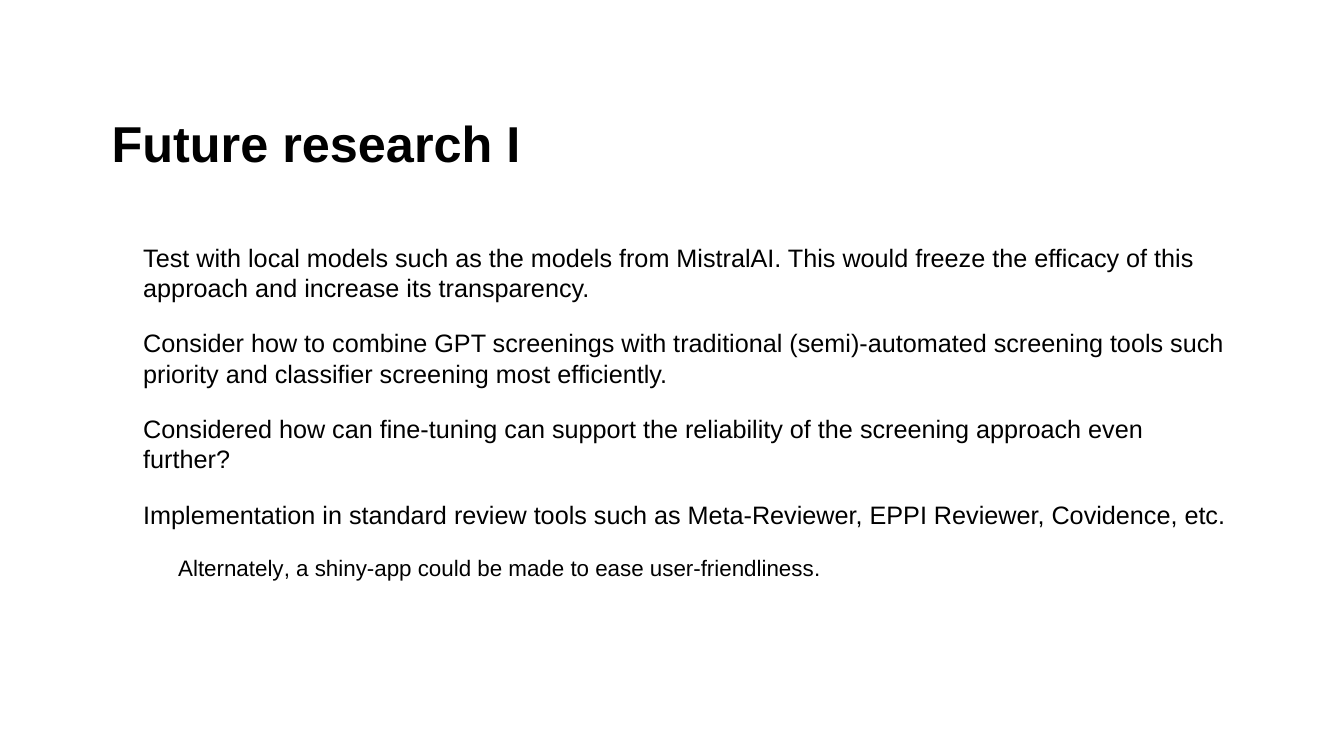
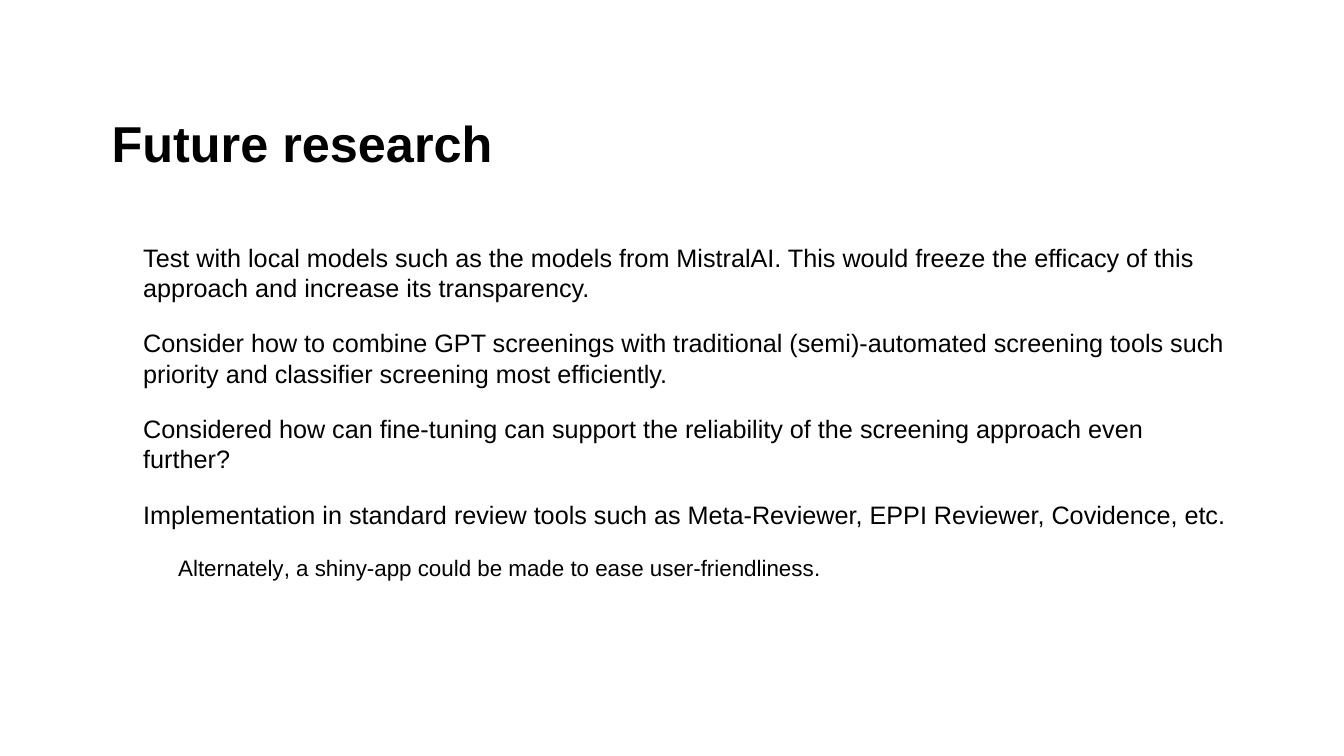
Before and after one commit to MikkelVembye/IRM2026, a slide deck: slide 11 of screen-with-gpt-models.pptx. Drawn at 1344x756 pixels with LibreOffice and Linux fonts; fonts in the diff are those of the drawing; background and template pictures are left out. Boxes give left, top, right and bottom in pixels: in the first picture for what was removed or moved away, otherwise in the second. Text is boxed around its words. In the diff, an @@ line names an element or a change of style, - is before the commit and + after.

```diff
--- a/screen-with-gpt-models.pptx
+++ b/screen-with-gpt-models.pptx
@@ title at (112, 125, 492, 163): text changed @@
-Future research I
+Future research
```
Also in this commit, not shown: 2 other slides changed, 2 slides added, 1 slide removed, 24 other files.
